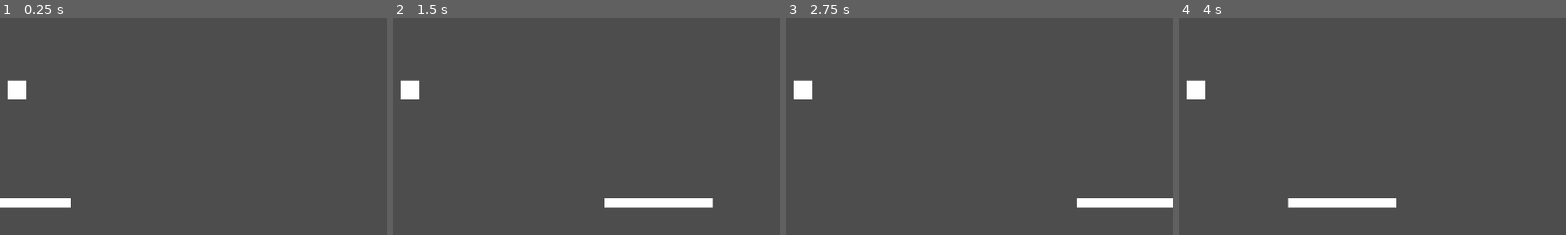
Above: before the commit, frames 1-4 (left to right).
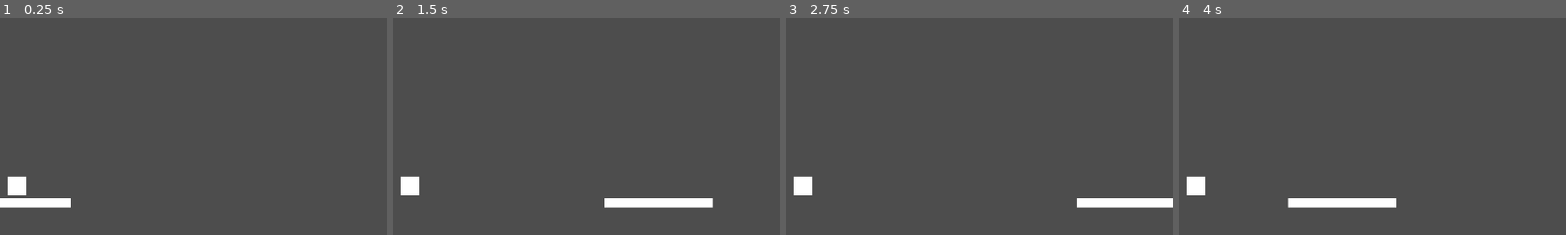
Above: after the commit, the same moments.

Repository: Let-s-Godot-Now/Breakout
Game: Godot game, scene res://tscn/main.tscn
Two runs of this game, one before a commit and one after it. Both use one fixed random seed, a clock stepped at 60 frames per second and the inputs below.
Inputs:
- Up to frame 1 (0.25 s): no input
- Up to frame 2 (1.5 s): tap Enter at 0.5 s; hold Right (ui_right) 0.53-1.28 s; hold Shift (faster_shift) 0.53-1.28 s; tap Space at 1.25 s; hold Left (ui_left) from 1.28 s (still down); tap Shift (faster_shift) at 1.35 s
- Up to frame 3 (2.75 s): tap Enter at 2 s; release Left (ui_left) at 2.03 s; hold Right (ui_right) from 2.03 s (still down); hold Shift (faster_shift) from 2.03 s (still down)
- Up to frame 4 (4 s): tap Space at 2.75 s; release Shift (faster_shift) at 2.78 s; tap Shift (faster_shift) at 2.85 s; tap Enter at 3.5 s; release Right (ui_right) at 3.53 s; hold Left (ui_left) from 3.53 s (still down); hold Shift (faster_shift) from 3.53 s (still down)
The pictures show only the part of the screen within x 48-98%, y 50-100%; the shares and areas given below are measured in that part.

The runs differ from the first frame. In frame 1, 0.9% of the frame differs, in the area x 2-7%, y 28-82%; in frame 2, 0.9%; in frame 3, 0.9%; in frame 4, 0.9%.

Commit message:
changed position of ball

Diff:
--- a/tscn/main.tscn
+++ b/tscn/main.tscn
@@ -16,7 +16,7 @@
 [node name="Paddle" parent="." instance=ExtResource("1_qe3g6")]
 
 [node name="Ball" type="Node2D" parent="."]
-position = Vector2(576, 432)
+position = Vector2(576, 575)
 scale = Vector2(28.1249, 28.125)
 
 [node name="Ball" type="Sprite2D" parent="Ball"]
@@ -34,7 +34,6 @@
 
 [node name="CollisionShape2D" type="CollisionShape2D" parent="leyline of the void"]
 position = Vector2(-2, 0.00617284)
-scale = Vector2(1, 1)
 shape = SubResource("RectangleShape2D_4mnou")
 
 [node name="Walls" parent="." instance=ExtResource("2_tsk5u")]
--- a/tscn/walls.tscn
+++ b/tscn/walls.tscn
@@ -17,7 +17,6 @@
 shape = SubResource("RectangleShape2D_7ad7j")
 
 [node name="Wall" type="Sprite2D" parent="Wall"]
-scale = Vector2(1, 1)
 texture = SubResource("CanvasTexture_r87pb")
 
 [node name="Wall2" type="StaticBody2D" parent="."]
@@ -30,7 +29,6 @@
 shape = SubResource("RectangleShape2D_7ad7j")
 
 [node name="Wall" type="Sprite2D" parent="Wall2"]
-scale = Vector2(1, 1)
 texture = SubResource("CanvasTexture_r87pb")
 
 [node name="Wall3" type="StaticBody2D" parent="."]
@@ -44,5 +42,4 @@
 shape = SubResource("RectangleShape2D_7ad7j")
 
 [node name="Wall" type="Sprite2D" parent="Wall3"]
-scale = Vector2(1, 1)
 texture = SubResource("CanvasTexture_r87pb")
